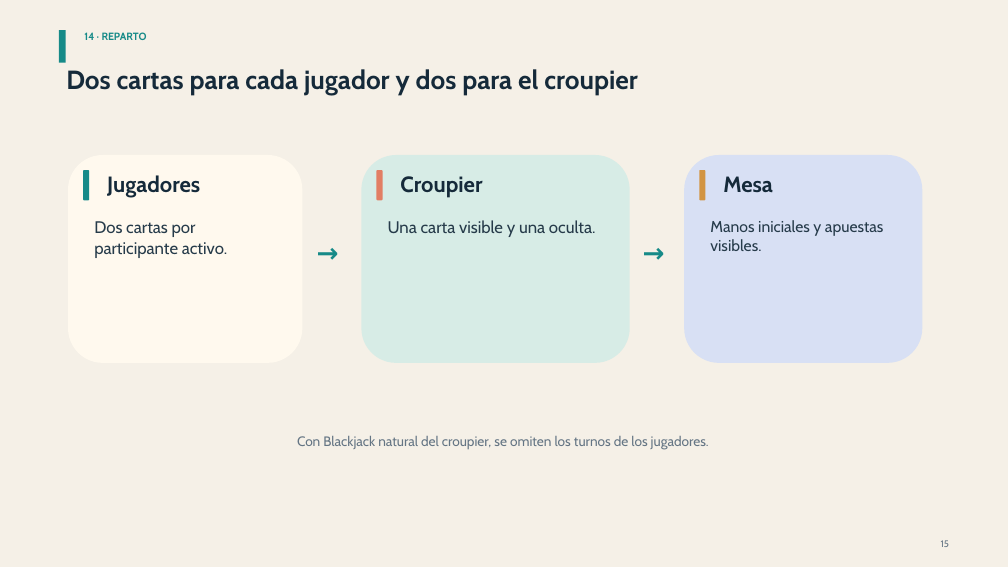
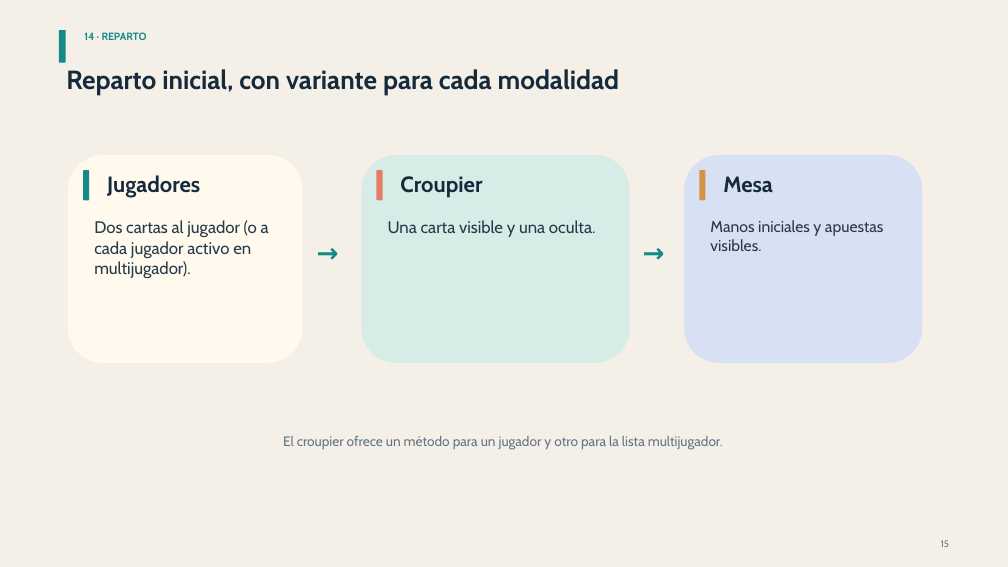
Before and after one commit to Sebastian1247/Juego_Baraja, a slide deck: slide 15 of docs/Presentacion_Blackjack_Diseno.pptx. Drawn at 1008x567 pixels with LibreOffice and Linux fonts; fonts in the diff are those of the drawing. Boxes give left, top, right and bottom in pixels: in the first picture for what was removed or moved away, otherwise in the second. Text is boxed around its words. In the diff, an @@ line names an element or a change of style, - is before the commit and + after.

Commit message:
La presentación refleja la abstracción Blackjack para versionamiento de 1 o varios jugadores

```diff
--- a/docs/Presentacion_Blackjack_Diseno.pptx
+++ b/docs/Presentacion_Blackjack_Diseno.pptx
@@ text at (x1=66, y1=69, x2=620, y2=96): text changed @@
-Dos cartas para cada jugador y dos para el croupier
+Reparto inicial, con variante para cada modalidad
@@ text at (x1=94, y1=220, x2=269, y2=278): text changed @@
-Dos cartas por participante activo.
+Dos cartas al jugador (o a cada jugador activo en multijugador).
@@ text at (x1=283, y1=436, x2=723, y2=450): text changed @@
-Con Blackjack natural del croupier, se omiten los turnos de los jugadores.
+El croupier ofrece un método para un jugador y otro para la lista multijugador.
```
Also in this commit, not shown: 7 other slides changed.
